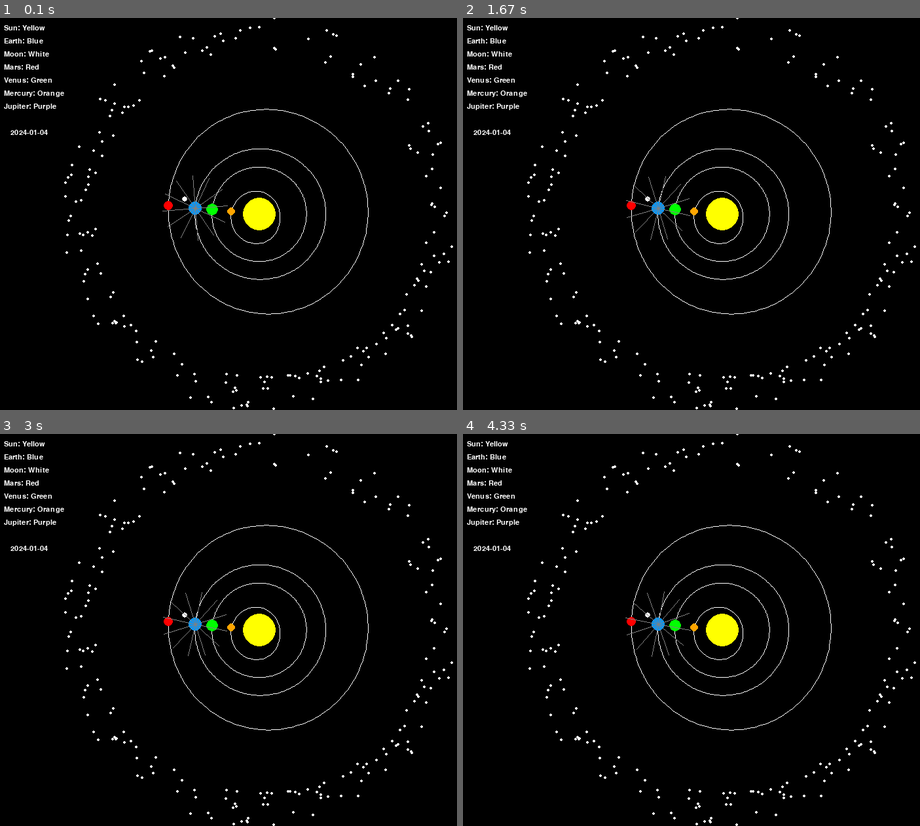
Above: before the commit, frames 1-4 (two rows, left to right).
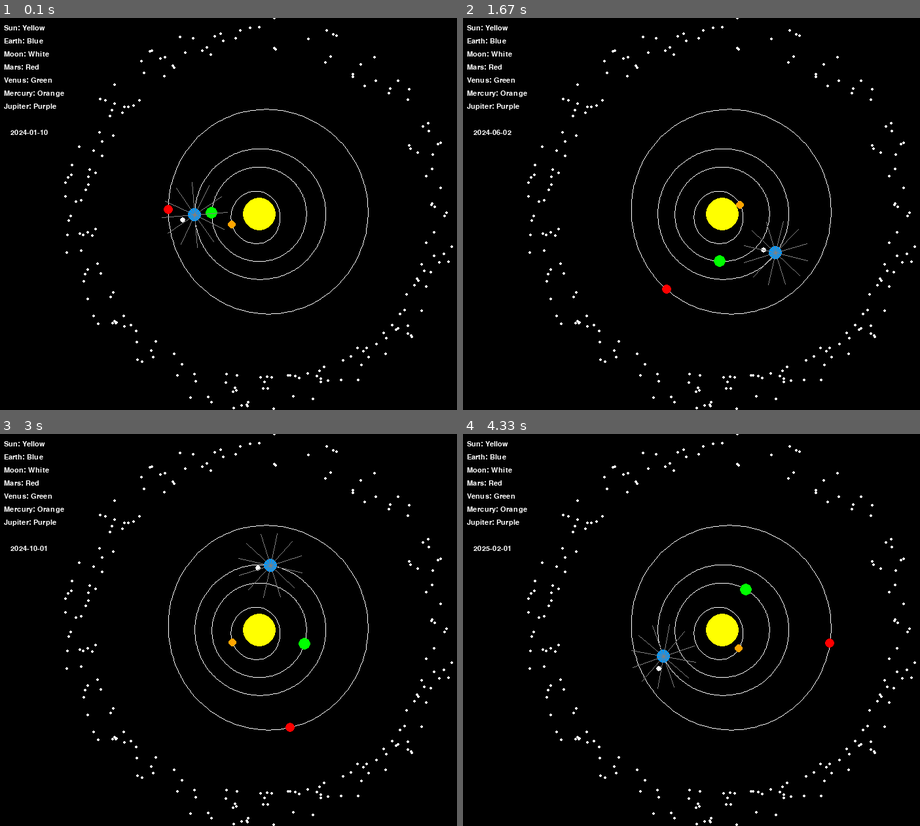
Above: after the commit, the same moments.

Repository: LBassett21/ReplicateAntikythera
Game: pygame game, started from ReplicateAntikythera/ReplicateAntikythera.py
The game is run twice, just before and just after one commit, with the same random seed, the same clock (stepped at 60 frames per second) and the same inputs.
Inputs:
- Up to frame 1 (0.1 s): no input
- Up to frame 2 (1.67 s): no input
- Up to frame 3 (3 s): no input
- Up to frame 4 (4.33 s): no input

The runs differ from the first frame. In frame 1, 0.5% of the frame differs, in the area x 8-52%, y 28-59%; in frame 2, 0.6%; in frame 3, 0.6%; in frame 4, 0.6%, in the area x 5-82%, y 28-65%.

Commit message:
Events database

Diff:
--- /dev/null
+++ b/ReplicateAntikythera/Events_Databases.py
@@ -0,0 +1,174 @@
+import sqlite3
+
+solar_years_to_days = 365.242
+saros_to_days = 6585.3211
+
+class Events():
+    database = None
+    dbcursor = None
+
+    def initComets(self):
+        self.openDatabase()
+
+        self.dbcursor.execute("DROP TABLE IF EXISTS COMETS")
+        self.dbcursor.execute("""CREATE TABLE IF NOT EXISTS COMETS (
+             ID INTEGER PRIMARY KEY NOT NULL,
+             name TEXT NOT NULL,
+             orbital_primary TEXT NOT NULL,
+             semi_major_axis FLOAT NOT NULL,
+             eccentricity FLOAT NOT NULL,
+             angle_of_inclination FLOAT NOT NULL,
+             longitude_of_ascending_node FLOAT NOT NULL,
+             argument_of_periapsis FLOAT NOT NULL,
+             orbital_period FLOAT NOT NULL,
+             time_of_periapsis DATETIME NOT NULL,
+             epoch TEXT NOT NULL
+             )"""
+        )
+
+        self.addComet(1, "Halley's Comet", "Sun", 17.737, 0.96658, 161.96, 59.396, 112.05, 74.7 / solar_years_to_days, "2061-07-28", "2474040.5")
+        self.addComet(2, "Hyakutake", "Sun", 1700, 0.9998946, 124.92246, 188.05766, 130.17218, 17000 / solar_years_to_days, "1996-05-1", "2450400.5")
+        self.addComet(3, "Halley's Comet", "Sun", 17.737, 0.96658, 161.96, 59.396, 112.05, 74.7 / solar_years_to_days, "2061-07-28", "2474040.5")
+
+        self.database.commit()
+
+    def initSolarEclipses(self):
+        self.openDatabase()
+        self.dbcursor.execute("""CREATE TABLE IF NOT EXISTS SOLAR_ECLIPSES (
+             ID INTEGER PRIMARY KEY NOT NULL,
+             date_observed DATETIME NOT NULL,
+             type TEXT NOT NULL,
+             saros FLOAT NOT NULL,
+             duration TEXT NOT NULL
+             )"""
+        )
+
+        self.addSolarEclipse(1, "2001-06-21", "Total", 127 * saros_to_days, "4:57")
+        self.addSolarEclipse(2, "2001-12-14", "Annular", 132 * saros_to_days, "3:53")
+        self.addSolarEclipse(3, "2002-06-10", "Annular", 137 * saros_to_days, "0:23")
+        self.addSolarEclipse(4, "2002-12-04", "Total", 142 * saros_to_days, "2:04")
+        self.addSolarEclipse(5, "2003-05-31", "Annular", 147 * saros_to_days, "3:37")
+
+    def initLunarEclipses(self):
+        self.openDatabase()
+        self.dbcursor.execute("""CREATE TABLE IF NOT EXISTS LUNAR_ECLIPSES (
+             ID INTEGER PRIMARY KEY NOT NULL,
+             date_observed DATETIME NOT NULL,
+             type TEXT NOT NULL,
+             saros FLOAT NOT NULL,
+             duration TEXT NOT NULL
+             )"""
+        )
+
+        self.addLunarEclipse(1, "1999-07-28", "Partial", 119 * saros_to_days, "144:00")
+        self.addLunarEclipse(2, "2000-01-21", "Total", 124 * saros_to_days, "78:00")
+        self.addLunarEclipse(3, "2000-07-16", "Total", 129 * saros_to_days, "106:00")
+        self.addLunarEclipse(4, "2001-01-09", "Total", 134 * saros_to_days, "62:00")
+        self.addLunarEclipse(5, "2001-07-05", "Partial", 139 * saros_to_days, "160:00")
+
+    # Only includes major NASA space launches
+    def initSpaceLaunches(self):
+        self.openDatabase()
+        self.dbcursor.execute("""CREATE TABLE IF NOT EXISTS SPACE_LAUNCHES (
+             ID INTEGER PRIMARY KEY NOT NULL,
+             name TEXT NOT NULL,
+             start_date TEXT NOT NULL,
+             end_date TEXT NOT NULL,
+             special_note TEXT NOT NULL
+             )"""
+        )
+
+        self.addSpaceLaunch(1, "Project Mercury", "1958", "1963", "First U.S. crewed program")
+        self.addSpaceLaunch(2, "Project Gemini", "1961", "1966", "Program used to practice space rendevous and EVAs")
+        self.addSpaceLaunch(3, "Apollo Program", "1960", "1972", "Landed first humans on the moon")
+        self.addSpaceLaunch(4, "Skylab", "1964", "1974", "First American space station")
+        self.addSpaceLaunch(5, "Apollo-Soyuz", "1971", "1975", "Joint with Soviet Union")
+        self.addSpaceLaunch(6, "Space Shuttle Program", "1972", "2011", "First missions in which a spacecraft was reused")
+        self.addSpaceLaunch(7, "Shuttle-Mir Program", "1993", "1998", "Russian partnership")
+        self.addSpaceLaunch(8, "International Space Station", "1993", "(Present)", "Joint with Roscosmos, CSA, ESA, and JAXA")
+        self.addSpaceLaunch(9, "Commercial Crew Program", "2011", "(Present)", "Current program (as of 2023) to shuttle Americans to the ISS")
+        self.addSpaceLaunch(10, "Artemis Program", "2017", "(Present)", "Current program (as of 2023) to bring humans to the Moon again")
+
+
+    def openDatabase(self):
+        self.database = sqlite3.connect("antikythera_database.db")
+        self.dbcursor = self.database.cursor()
+
+    def getCursor(self):
+        return self.database.cursor()
+
+    def closeDatabase(self):
+        self.database.commit()
+        self.database.close()
+
+    def addComet(self, ID, name, orbital_primary, a, e, i, La, w, T, dop, epoch):
+        self.dbcursor.execute(
+           f"""
+            INSERT INTO COMETS VALUES(
+            "{ID}",
+            "{name}",
+            "{orbital_primary}",
+            {a},
+            {e},
+            {i},
+            {La},
+            {w},
+            {T},
+            "{dop}",
+            "{epoch}"
+            )
+           """
+        )
+
+    def addSolarEclipse(self, ID, date_observed, type, saros, duration):
+        self.dbcursor.execute(
+           f"""
+            INSERT INTO SOLAR_ECLIPSES VALUES(
+            "{ID}",
+            "{date_observed}",
+            "{type}",
+            {saros},
+            {duration}
+            )
+           """
+        )
+
+    def addLunarEclipse(self, ID, date_observed, type, saros, duration):
+        self.dbcursor.execute(
+           f"""
+            INSERT INTO LUNAR_ECLIPSES VALUES(
+            "{ID}",
+            "{date_observed}",
+            "{type}",
+            {saros},
+            {duration}
+            )
+           """
+        )
+
+    def addSpaceLaunches(self, ID, name, start, end, note):
+        self.dbcursor.execute(
+           f"""
+            INSERT INTO SPACE_LAUNCHES VALUES(
+            "{ID}",
+            "{name}",
+            "{start}",
+            {end},
+            {note}
+            )
+           """
+        )
+    def removeObject(self, name):
+        self.dbcursor.execute(f"DELETE FROM OBJECTS WHERE name = {name}")
+
+    def fetchValue(self, object, column):
+        self.dbcursor.execute(
+            f"""
+            SELECT {column}
+            FROM OBJECTS
+            WHERE name = "{object}"
+            """
+        )
+
+        result = self.dbcursor.fetchone()[0]
+        return result
--- a/ReplicateAntikythera/GUI.py
+++ b/ReplicateAntikythera/GUI.py
@@ -193,7 +193,7 @@
     prev_time = curr_time
     curr_time = time.time()
     dt = curr_time - prev_time
-    #sim_time += (dt * (1/4))
+    sim_time += (dt * (1/4))
     curr_date = ref_date + timedelta(days = sim_time * solar_years_to_days)
 
     # Process events
Binary file changed: ReplicateAntikythera/antikythera_database.db
Not shown, changed: ReplicateAntikythera/ReplicateAntikythera.pyproj
